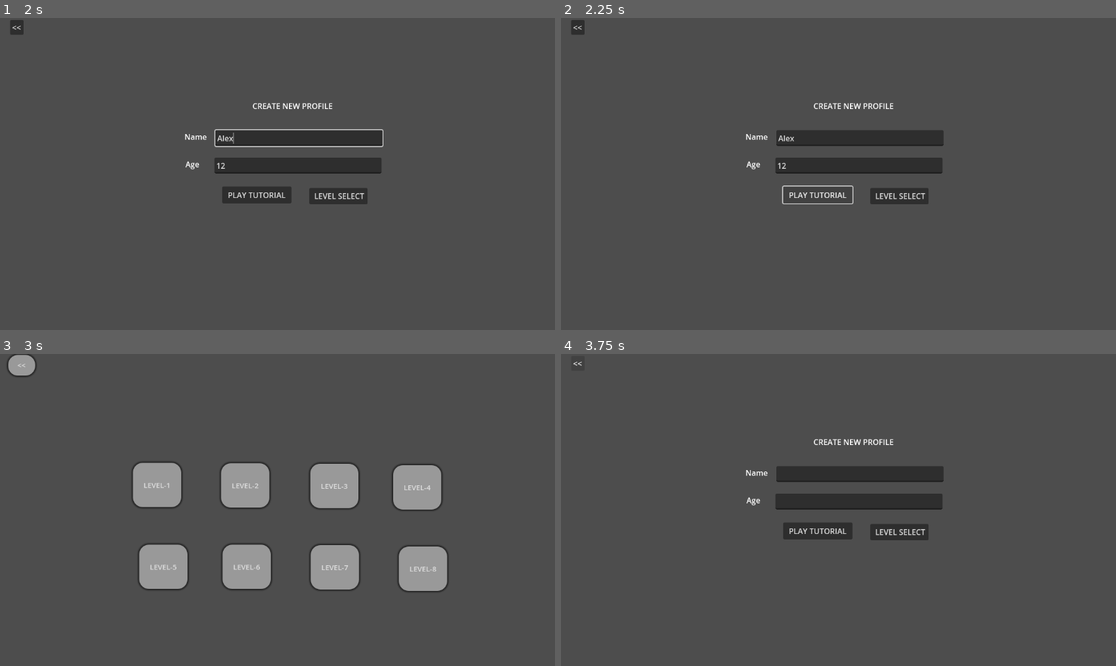
Above: before the commit, frames 1-4 (two rows, left to right).
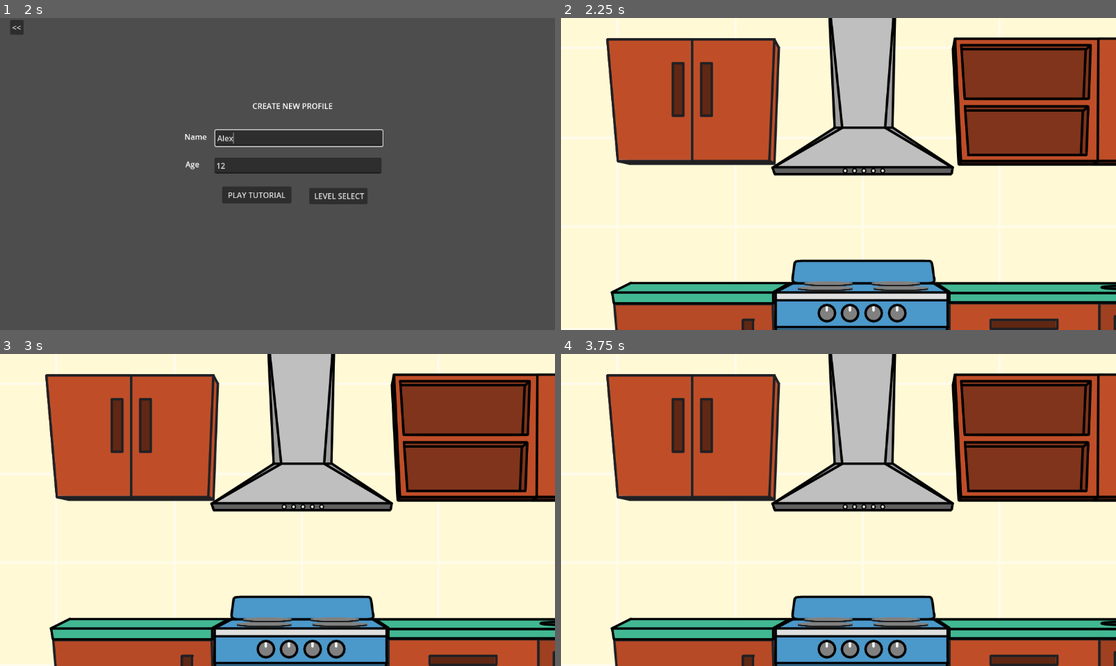
Above: after the commit, the same moments.

Repository: onhardcope/adhd-cooking-game
Game: Godot game, scene res://MainMenu/main_menu.tscn
Same seed, same stepped clock (60 frames per second), same inputs: the game is played once before the commit and once after it.
Inputs (mouse positions are in pixels of both pictures, inside the frame that each line leads up to):
- Up to frame 1 (2 s): click "NEW" at 0.5 s; click (299, 164) at 1.27 s; type "12" at 1.35 s; click (299, 139) at 1.5 s; type "Alex" at 1.58 s
- Up to frame 2 (2.25 s): click "PLAY TUTORIAL" at 2 s
- Up to frame 3 (3 s): click (338, 531) at 2.75 s, where only the run before the commit has a clickable "LEVEL SELECT"
- Up to frame 4 (3.75 s): click (583, 366) at 3.5 s, where only the run before the commit has a clickable "<<"

Frame 1 is identical in both runs. In frame 2, 99% of the frame differs, in the area x 0-100%, y 0-100%; in frame 3, 99%; in frame 4, 99%.

Commit message:
sample commit

Diff:
--- a/CreateSave/create_save.gd
+++ b/CreateSave/create_save.gd
@@ -21,3 +21,8 @@
 
 func _on_button_pressed() -> void:
 	get_tree().change_scene_to_file("res://MainMenu/main_menu.tscn") # Replace with function body.
+
+
+func _on_play_tutorial_button_pressed() -> void:
+	get_tree().change_scene_to_file("res://Kitchen/kitchen.tscn")
+	# Replace with function body.
--- /dev/null
+++ b/CreateSave/play_tutorial_button.gd
@@ -0,0 +1,11 @@
+extends Button
+
+
+# Called when the node enters the scene tree for the first time.
+func _ready() -> void:
+	pass # Replace with function body.
+
+
+# Called every frame. 'delta' is the elapsed time since the previous frame.
+func _process(delta: float) -> void:
+	pass
--- a/tut.tscn
+++ b/tut.tscn
@@ -1,6 +1,6 @@
 [gd_scene format=3 uid="uid://2k7tcofcj8e7"]
 
-[node name="Node2D" type="Node2D"]
+[node name="Node2D2" type="Node2D"]
 
 [node name="Label" type="Label" parent="."]
 offset_left = 42.0
